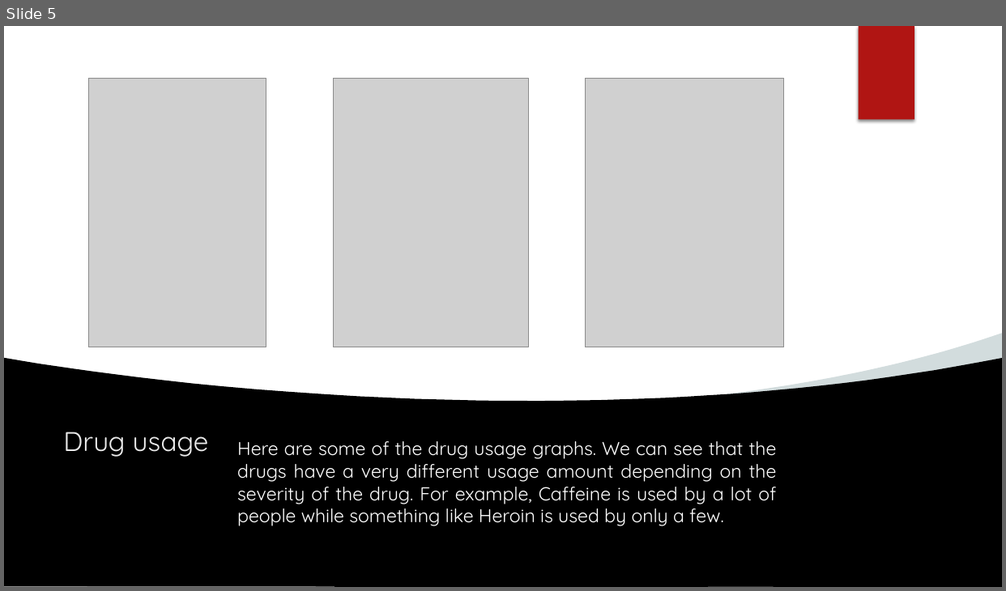
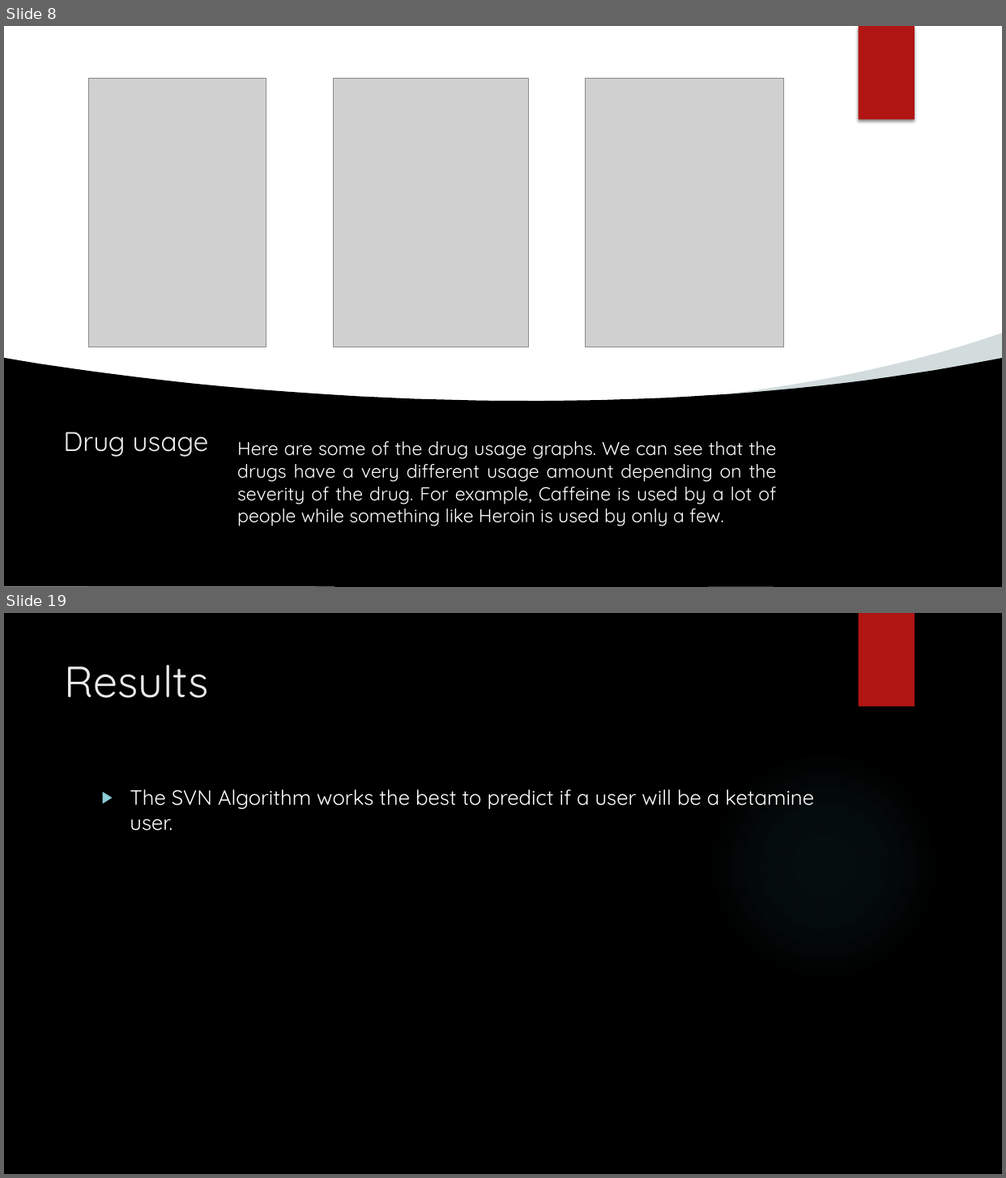
Before and after one commit to FearlessClock/PythonDataAnalyste, a slide deck: Drug consuption Pieter Algera.pptx. Shown one above the other, each under a label of ours: slide 5 before the commit, slides 8 and 19 after it; the slides between them are not shown. The pictures are 1006x591 and 1006x1178 pixels, drawn with LibreOffice and Linux fonts; fonts in the diff are those of the drawing; grey boxes stand for pictures; background and template pictures are left out. Boxes give left, top, right and bottom in pixels: in the first picture for what was removed or moved away, otherwise in the second. Text is boxed around its words. In the diff, an @@ line names an element or a change of style, - is before the commit and + after.

```diff
--- a/Drug consuption Pieter Algera.pptx
+++ b/Drug consuption Pieter Algera.pptx
@@ slide 19 added at bbox=[4, 613, 1002, 1174], background picture (left out) @@
@@ rectangle added at bbox=[859, 613, 914, 707], fill #B01513 @@
@@ title added at bbox=[65, 665, 210, 698], 42 pt, text #EBEBEB @@
+Results
@@ ellipse added at bbox=[709, 750, 939, 981], fill gradient #50B9C1 @@
@@ text added at bbox=[130, 790, 814, 831], 20 pt, text #FFFFFF @@
+▶ The SVN Algorithm works the best to predict if a user will be a ketamine user.
@@ what was slide 5 is now slide 8 @@
```
Also in this commit, not shown: 3 slides changed, 11 other slides added, 1 other file.
